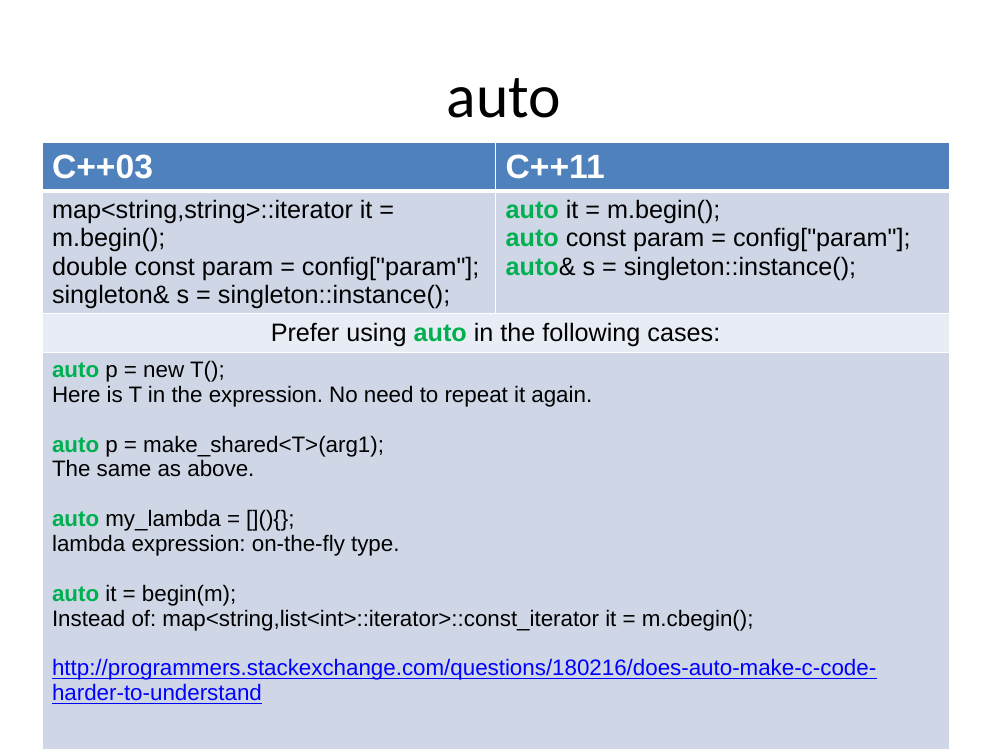
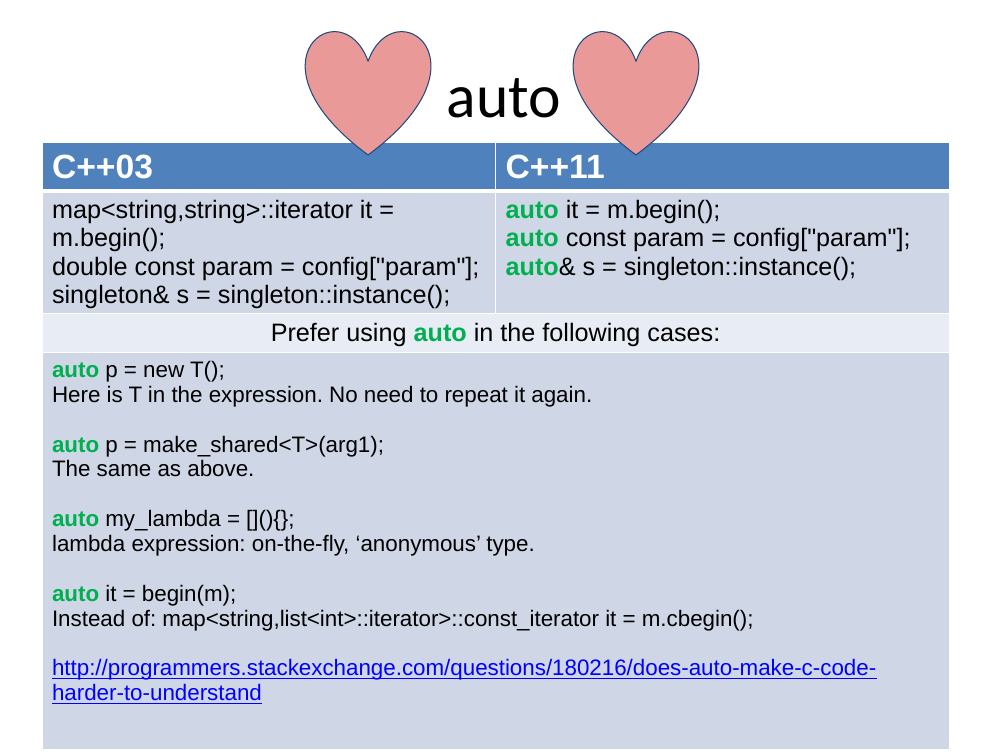
Before and after one commit to xtofl/cpp11training, a slide deck: slide 40 of slides/1.coreextensions-c11-121213071023-phpapp02-reordered.pptx (slide 33 before the commit). Drawn at 1008x756 pixels with LibreOffice and Linux fonts; fonts in the diff are those of the drawing. Boxes give left, top, right and bottom in pixels: in the first picture for what was removed or moved away, otherwise in the second. Text is boxed around its words. In the diff, an @@ line names an element or a change of style, - is before the commit and + after.

```diff
--- a/slides/1.coreextensions-c11-121213071023-phpapp02-reordered.pptx
+++ b/slides/1.coreextensions-c11-121213071023-phpapp02-reordered.pptx
@@ heart added at [305, 30, 430, 155], fill #EA9999, outline #1F497D 0.75 pt @@
@@ heart added at [574, 30, 699, 155], fill #EA9999, outline #1F497D 0.75 pt @@
@@ table at [42, 143, 950, 708] @@
-row 4, column 1: auto p = new T(); / Here is T in the expression. No need to repeat it again. / auto p = make_shared<T>(arg1); / The same as above. / auto my_lambda = [](){}; / lambda expression: on-the-fly type. / auto it = begin(m); / Instead of: map<string,list<int>::iterator>::const_iterator it = m.cbegin(); / http://programmers.stackexchange.com/questions/180216/does-auto-make-c-code-harder-to-understand
+row 4, column 1: auto p = new T(); / Here is T in the expression. No need to repeat it again. / auto p = make_shared<T>(arg1); / The same as above. / auto my_lambda = [](){}; / lambda expression: on-the-fly, ‘anonymous’ type. / auto it = begin(m); / Instead of: map<string,list<int>::iterator>::const_iterator it = m.cbegin(); / http://programmers.stackexchange.com/questions/180216/does-auto-make-c-code-harder-to-understand
```
Also in this commit, not shown: 22 other slides changed, 11 slides added, 2 other files.
